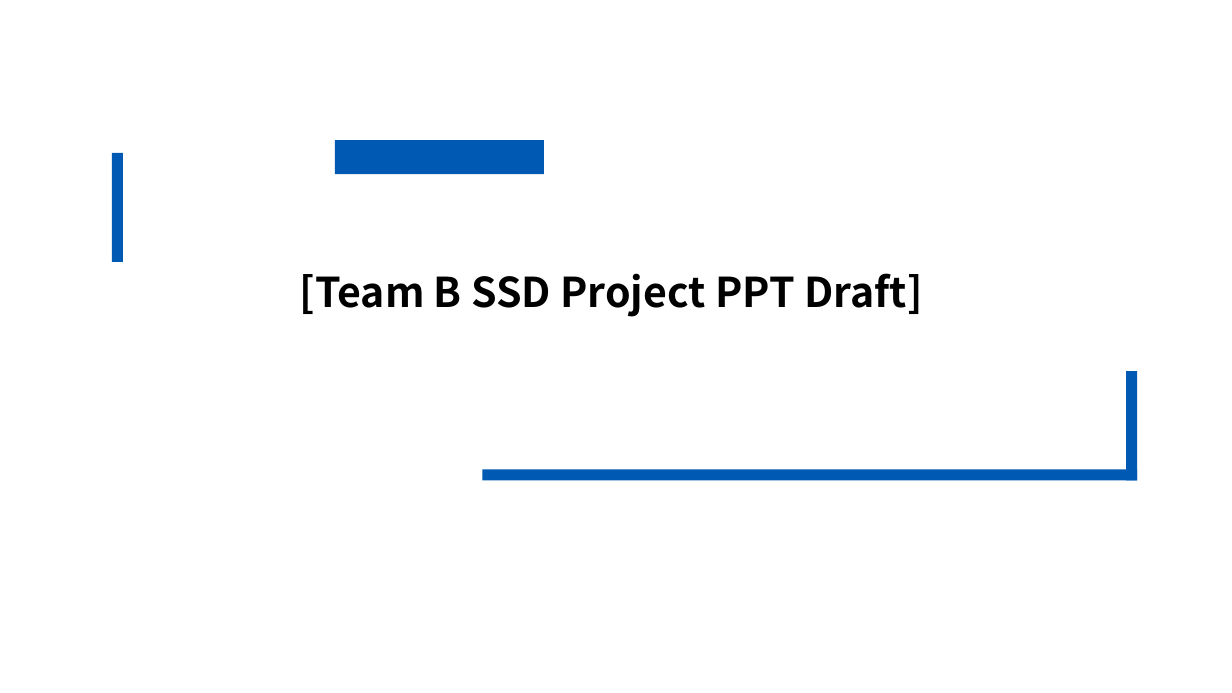
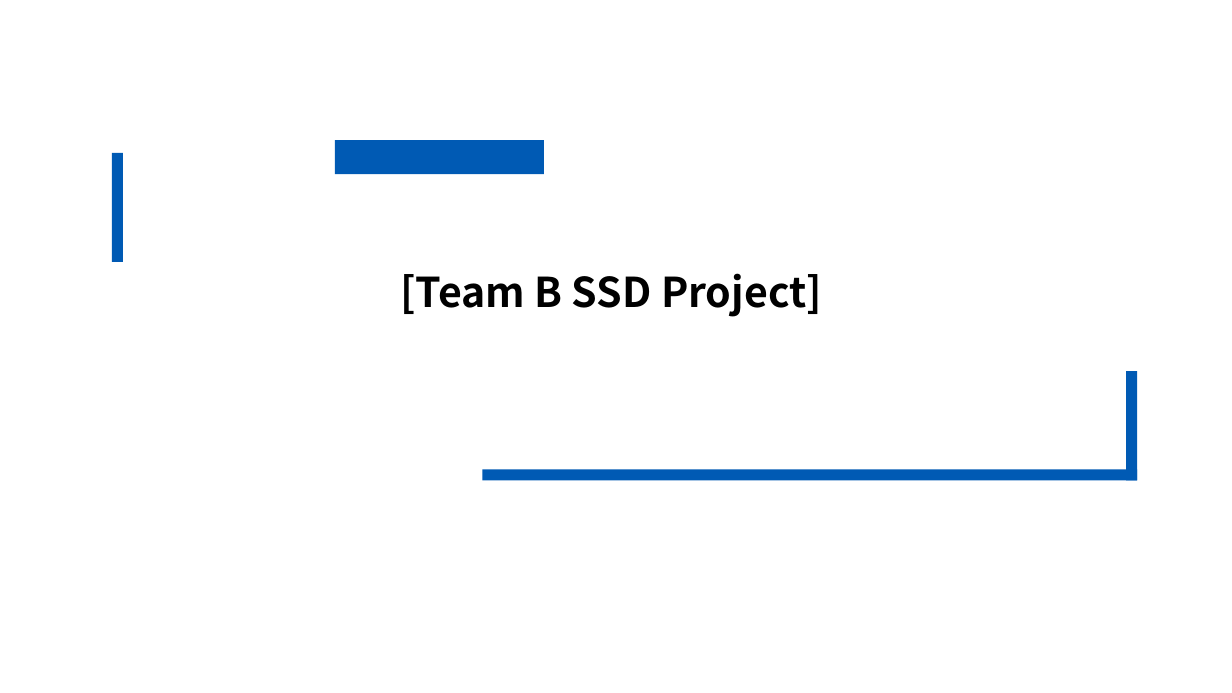
Before and after one commit to kbwcap/CRA_TeamB_Project, a slide deck: slide 1 of B_TEAM_PPT_v_6.pptx. Drawn at 1232x693 pixels with LibreOffice and Linux fonts; fonts in the diff are those of the drawing. Boxes give left, top, right and bottom in pixels: in the first picture for what was removed or moved away, otherwise in the second. Text is boxed around its words. In the diff, an @@ line names an element or a change of style, - is before the commit and + after.

```diff
--- a/B_TEAM_PPT_v_6.pptx
+++ b/B_TEAM_PPT_v_6.pptx
@@ text at box(400, 273, 822, 317): text changed @@
-[Team B SSD Project PPT Draft]
+[Team B SSD Project]
```
Also in this commit, not shown: 1 other slide changed.
